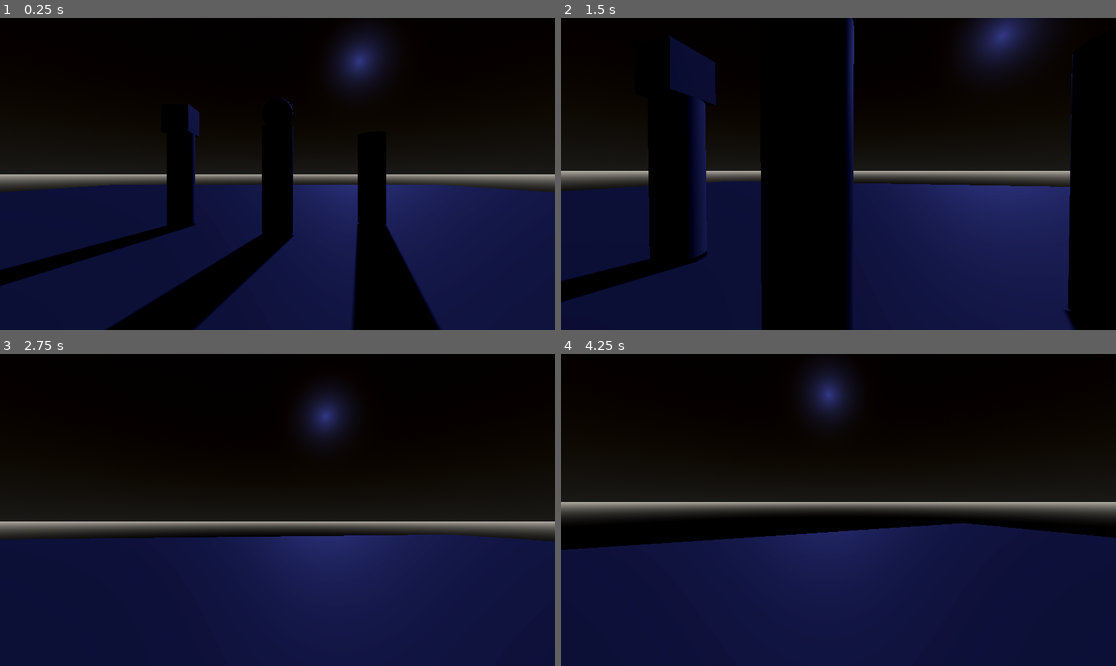
Above: before the commit, frames 1-4 (two rows, left to right).
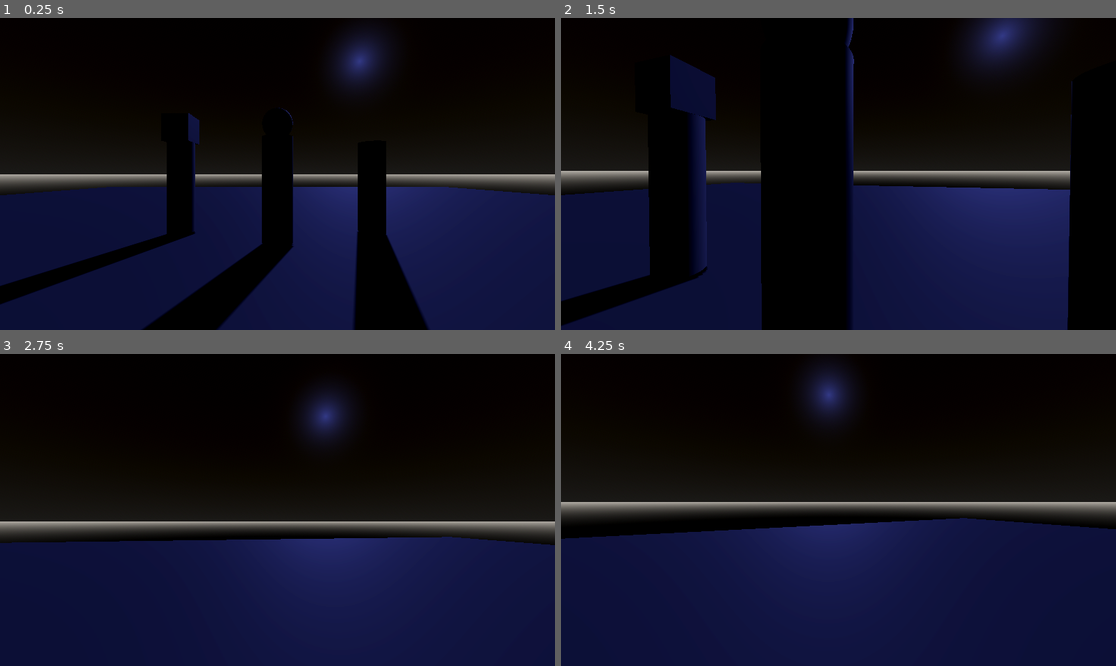
Above: after the commit, the same moments.

Repository: HyperGameDev/You-Are-A-Friend
Game: Godot game, scene res://main_scene.tscn
Two runs of this game, one before a commit and one after it. Both use one fixed random seed, a clock stepped at 60 frames per second and the inputs below.
Inputs (mouse positions are in pixels of both pictures, inside the frame that each line leads up to):
- Up to frame 1 (0.25 s): no input
- Up to frame 2 (1.5 s): tap Enter (ui_accept) at 0.5, 0.6, 0.77, 1.07 s; move the mouse to (866, 174) at 0.52 s; hold Up (forward) from 0.53 s (still down); move the mouse to (810, 174) at 1.27 s; tap E (activate) at 1.35 s
- Up to frame 3 (2.75 s): keep holding Up (forward); tap Enter (ui_accept) at 1.52, 1.55, 1.82, 2.3 s; move the mouse to (288, 503) at 2.02 s; tap Q (deactivate) at 2.1 s
- Up to frame 4 (4.25 s): keep holding Up (forward); tap Enter (ui_accept) at 2.75, 2.85, 3.02, 3.32, 3.77, 3.8, 4.07 s; move the mouse to (832, 516) at 2.77 s; move the mouse to (877, 513) at 3.52 s; tap E (activate) at 3.6 s; tap Escape (pause) at 4.15 s

The runs differ from the first frame. In frame 1, 6.1% of the frame differs, in the area x 0-100%, y 25-100%; in frame 2, 4.0%; in frame 3, 0.9%; in frame 4, 2.5%.

Commit message:
Moved Mouse Capture Toggle
Toggling the Mouse Capture is now in the _process function of the Player script. It was moved to not be changed by the player state enum (so it can function after movement controls are turned off)

Diff:
--- a/Player.gd
+++ b/Player.gd
@@ -15,16 +15,18 @@
 
 var capMouse = true
 
+func _process(delta):
+	# Toggle Capture Mouse
+	if Input.is_action_just_pressed("pause"):
+		capMouse = !capMouse
+
+		if capMouse:
+			Input.set_mouse_mode(Input.MOUSE_MODE_CAPTURED)
+		else:
+			Input.set_mouse_mode(Input.MOUSE_MODE_VISIBLE)
+
 func _physics_process(delta):
 	if player_state == PlayerStates.NORMAL:
-		# Add the gravity.
-		if not is_on_floor():
-			velocity.y -= gravity * delta
-
-		# Handle Jump.
-		if Input.is_action_just_pressed("ui_accept") and is_on_floor():
-			velocity.y = JUMP_VELOCITY
-
 		# Get the input direction and handle the movement/deceleration.
 		var input_dir = Input.get_vector("left", "right", "forward", "backward")
 		var direction = (transform.basis * Vector3(input_dir.x, 0, input_dir.y)).normalized()
@@ -34,15 +36,6 @@
 		else:
 			velocity.x = move_toward(velocity.x, 0, SPEED)
 			velocity.z = move_toward(velocity.z, 0, SPEED)
-
-
-		if Input.is_action_just_pressed("pause"):
-			capMouse = !capMouse
-
-			if capMouse:
-				Input.set_mouse_mode(Input.MOUSE_MODE_CAPTURED)
-			else:
-				Input.set_mouse_mode(Input.MOUSE_MODE_VISIBLE)
 
 		_rotate_camera(delta)
 		move_and_slide()
